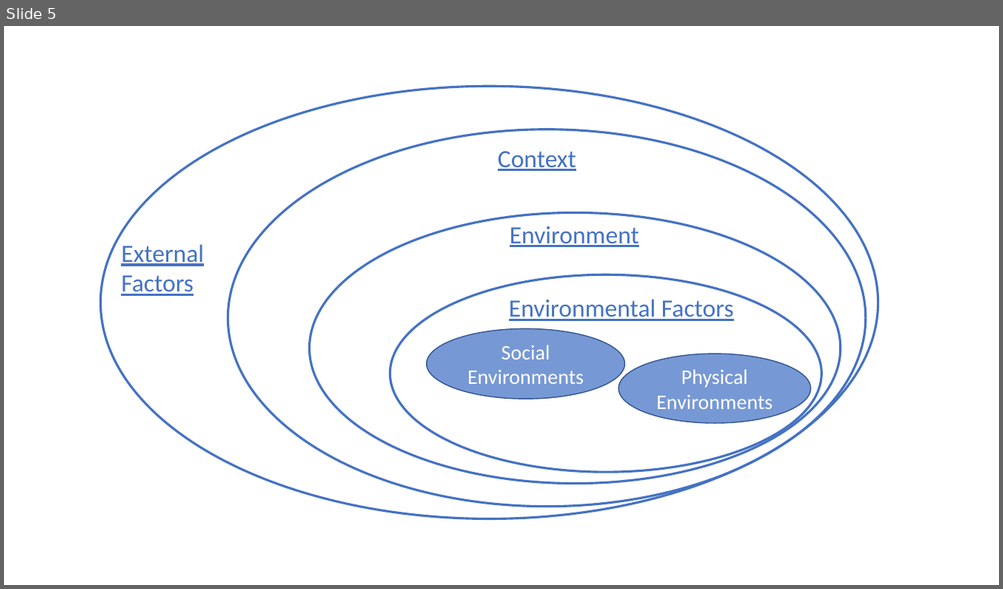
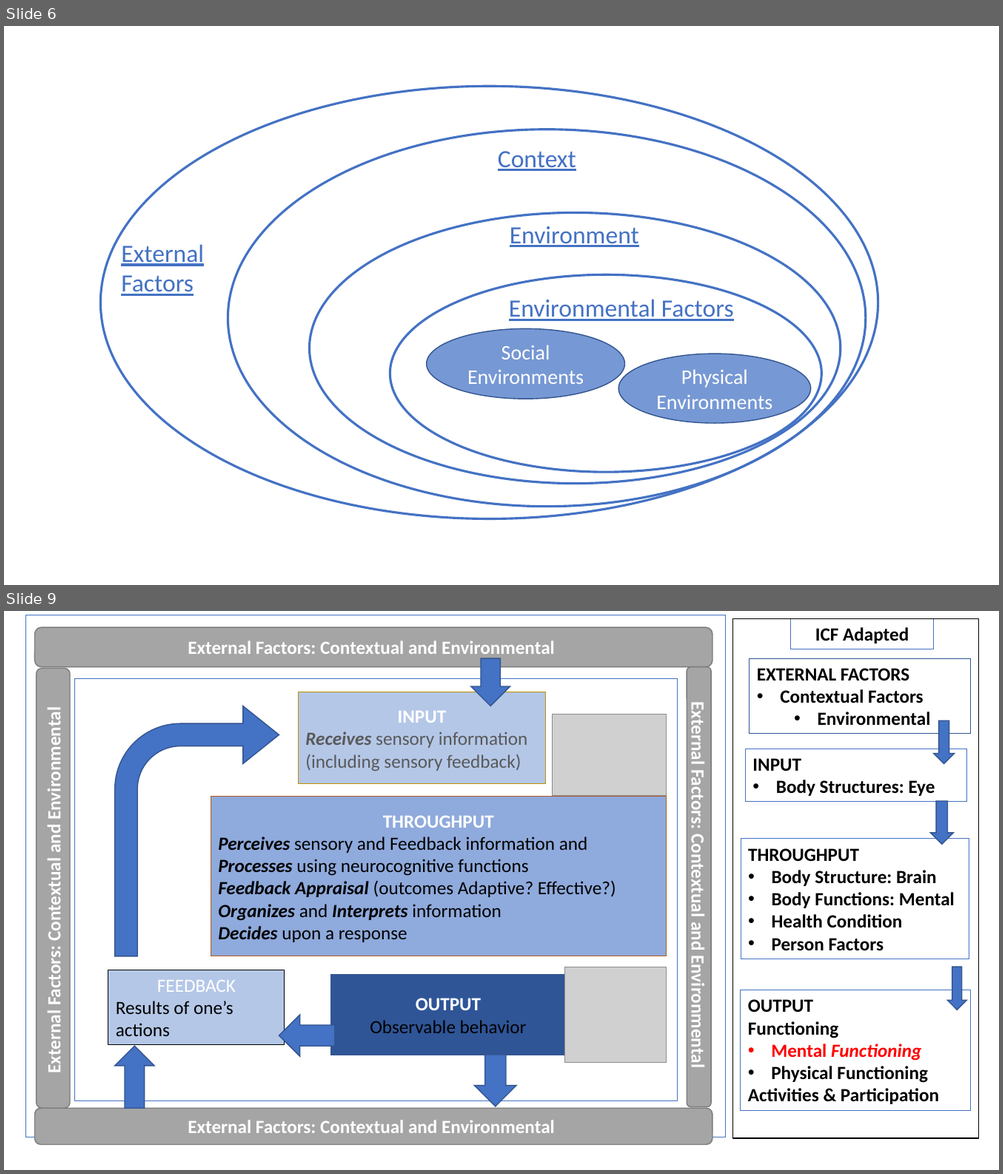
Before and after one commit to CC-RMD-EpiBio/EcologicalMentalFunctioningOntology, a slide deck: EMFO_Picture.pptx. Shown one above the other, each under a label of ours: slide 5 before the commit, slides 6 and 9 after it; the slides between them are not shown. The pictures are 1003x589 and 1003x1174 pixels, drawn with LibreOffice and Linux fonts; fonts in the diff are those of the drawing; grey boxes stand for pictures. Boxes give left, top, right and bottom in pixels: in the first picture for what was removed or moved away, otherwise in the second. Text is boxed around its words. In the diff, an @@ line names an element or a change of style, - is before the commit and + after.

Commit message:
updates based on work around function-ing

```diff
--- a/EMFO_Picture.pptx
+++ b/EMFO_Picture.pptx
@@ slide 9 added at (x1=4, y1=611, x2=999, y2=1170), background #FFFFFF @@
@@ rectangle added at (x1=25, y1=615, x2=726, y2=1138), outline #4472C4 0.75 pt @@
@@ rounded rectangle added at (x1=34, y1=627, x2=712, y2=667), fill #A5A5A5, outline #7A7A7A 1 pt, 18 pt, text #FFFFFF, bold @@
+External Factors: Contextual and Environmental
@@ rectangle added at (x1=733, y1=618, x2=979, y2=1139), outline #000000 1.25 pt @@
@@ rectangle added at (x1=791, y1=618, x2=933, y2=648), outline #4472C4 0.75 pt, 18 pt, text #000000, bold @@
+ICF Adapted
@@ rounded rectangle added at (x1=37, y1=668, x2=70, y2=1108), fill #A5A5A5, outline #7A7A7A 1 pt, 18 pt, text #FFFFFF, bold @@
+External Factors: Contextual and Environmental
@@ down arrow added at (x1=471, y1=659, x2=510, y2=706), fill #4472C4, outline #325491 1 pt @@
@@ rounded rectangle added at (x1=686, y1=667, x2=711, y2=1108), fill #A5A5A5, outline #7A7A7A 1 pt, 18 pt, text #FFFFFF, bold @@
+External Factors: Contextual and Environmental
@@ rectangle added at (x1=749, y1=659, x2=971, y2=734), outline #2F5597 0.75 pt, 18 pt, text #000000, bold @@
+EXTERNAL FACTORS
+• Contextual Factors
+  • Environmental
@@ rectangle added at (x1=75, y1=678, x2=677, y2=1101), outline #4472C4 0.75 pt @@
@@ rectangle added at (x1=298, y1=692, x2=545, y2=784), fill #B4C7E7, outline #BD8E00 1 pt, 18 pt, text #595959 @@
+INPUT
+Receives sensory information (including sensory feedback)
@@ bent arrow added at (x1=114, y1=706, x2=279, y2=957), fill #4472C4, outline #325491 1 pt @@
@@ picture added at (x1=552, y1=714, x2=666, y2=796) @@
@@ down arrow added at (x1=933, y1=721, x2=955, y2=764), fill #4472C4, outline #325491 1 pt @@
@@ rectangle added at (x1=745, y1=749, x2=967, y2=802), outline #4472C4 0.75 pt, 18 pt, text #000000, bold @@
+INPUT
+• Body Structures: Eye
@@ rectangle added at (x1=210, y1=797, x2=666, y2=957), fill #8FAADC, outline #AF5C24 1 pt, 18 pt, text #000000 @@
+THROUGHPUT
+Perceives sensory and Feedback information and
+Processes using neurocognitive functions
+Feedback Appraisal (outcomes Adaptive? Effective?)
+Organizes and Interprets information
+Decides upon a response
@@ down arrow added at (x1=930, y1=801, x2=953, y2=845), fill #4472C4, outline #325491 1 pt @@
@@ rectangle added at (x1=740, y1=840, x2=969, y2=960), outline #4472C4 0.75 pt, 18 pt, text #000000, bold @@
+THROUGHPUT
+• Body Structure: Brain
+• Body Functions: Mental
+• Health Condition
+• Person Factors
@@ rectangle added at (x1=108, y1=970, x2=284, y2=1045), fill #B4C7E7, outline #000000 0.75 pt, 18 pt, text #000000 @@
+FEEDBACK
+Results of one’s actions
@@ rectangle added at (x1=331, y1=975, x2=565, y2=1056), fill #2F5597, outline #325491 1 pt, 18 pt, text #000000 @@
+OUTPUT
+Observable behavior
@@ picture added at (x1=564, y1=968, x2=666, y2=1063) @@
@@ down arrow added at (x1=947, y1=967, x2=967, y2=1010), fill #4472C4, outline #325491 1 pt @@
@@ rectangle added at (x1=740, y1=991, x2=971, y2=1112), outline #4472C4 0.75 pt, 18 pt, text #000000, bold @@
+OUTPUT
+Functioning
+• Mental Functioning
+• Physical Functioning
+Activities & Participation
@@ down arrow added at (x1=279, y1=1015, x2=335, y2=1056), fill #4472C4, outline #325491 1 pt @@
@@ up arrow added at (x1=114, y1=1046, x2=154, y2=1108), fill #4472C4, outline #325491 1 pt @@
@@ down arrow added at (x1=475, y1=1055, x2=517, y2=1106), fill #4472C4, outline #325491 1 pt @@
@@ rounded rectangle added at (x1=34, y1=1109, x2=712, y2=1145), fill #A5A5A5, outline #7A7A7A 1 pt, 18 pt, text #FFFFFF, bold @@
+External Factors: Contextual and Environmental
@@ what was slide 5 is now slide 6 @@
```
Also in this commit, not shown: 5 slides changed, 7 other slides added, 1 slide removed, 7 other files.
